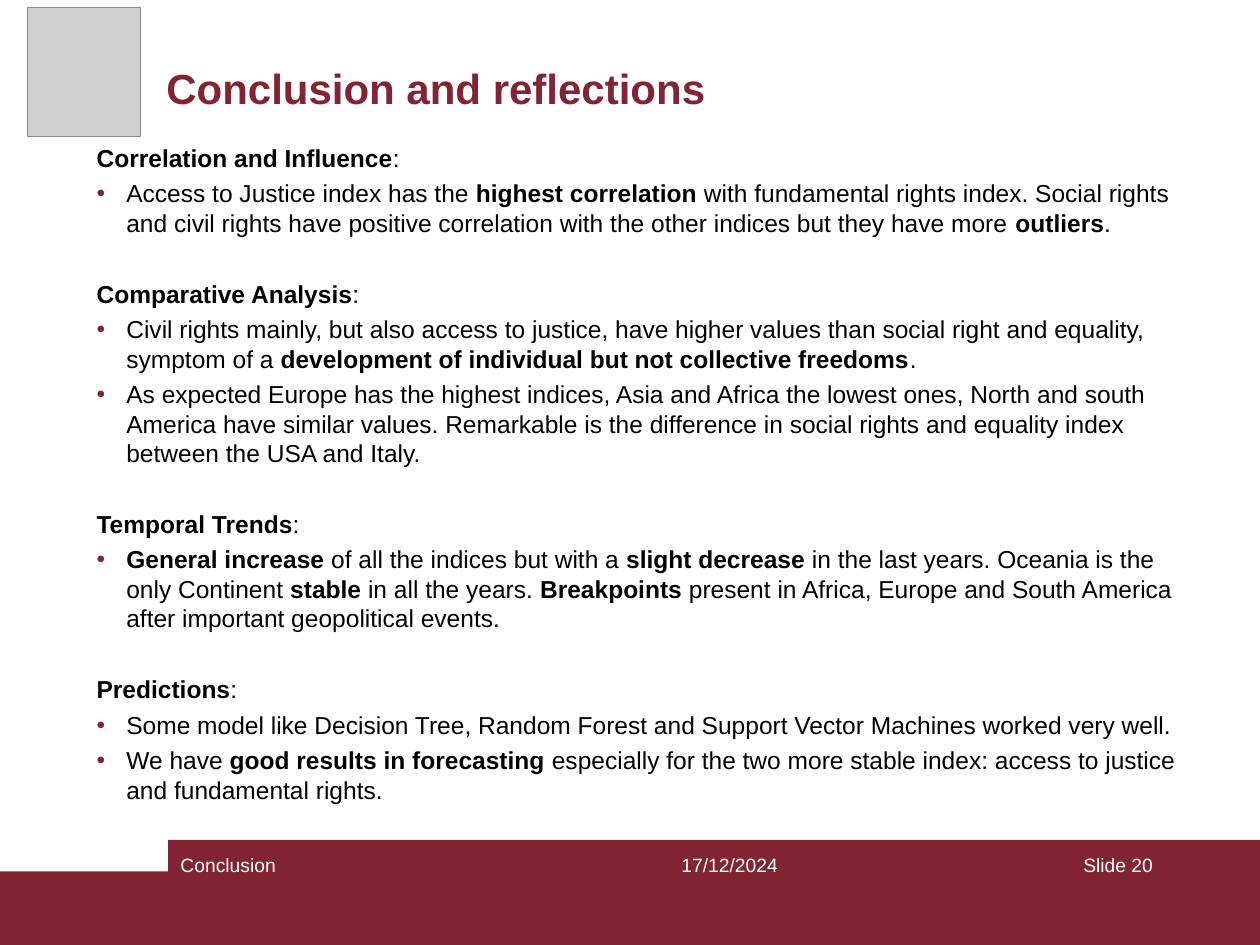
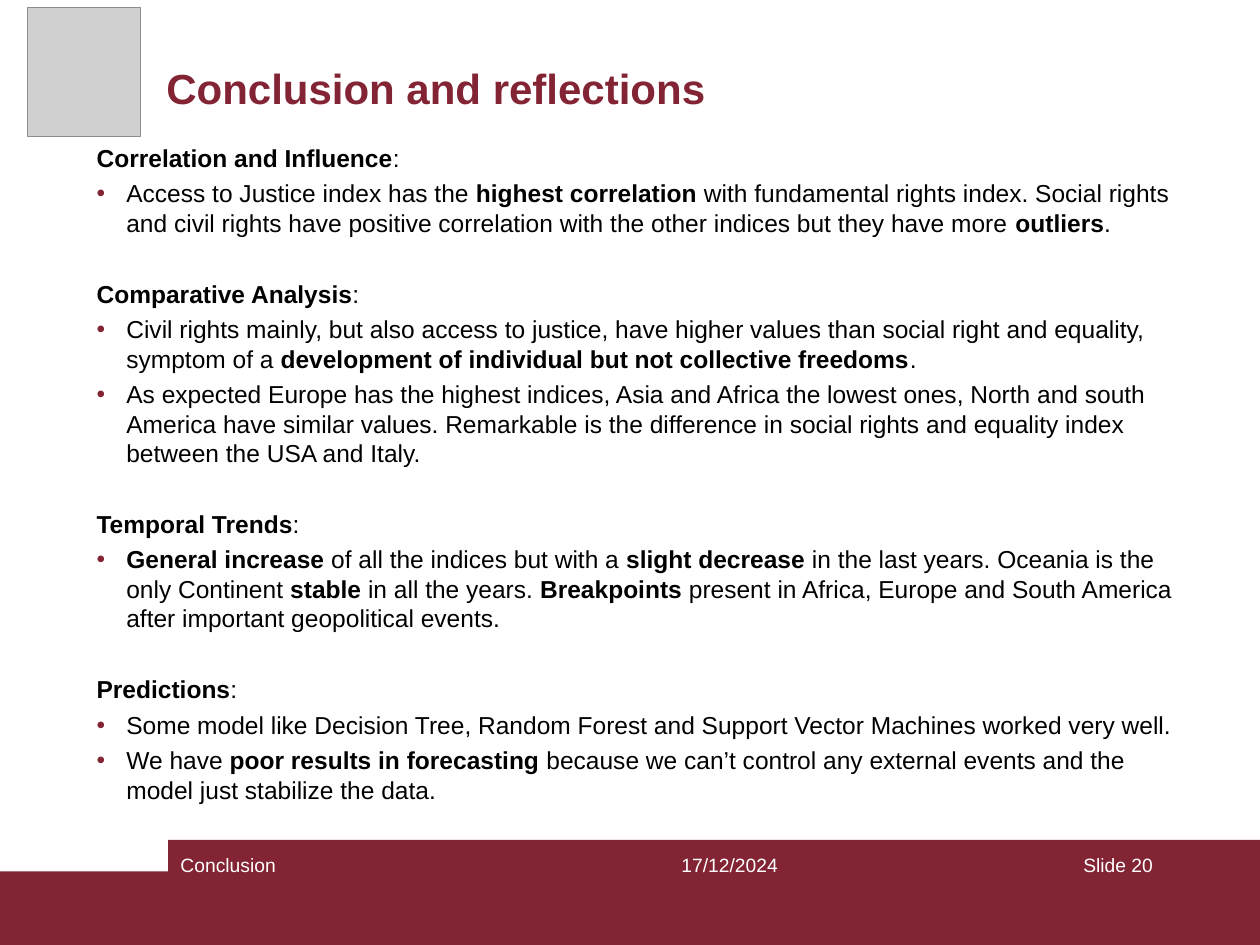
Before and after one commit to Domenico00git/BDOS, a slide deck: slide 20 of The pillars of rights fundamental and their core attributes.ppt. Drawn at 1260x945 pixels with LibreOffice and Linux fonts; fonts in the diff are those of the drawing; grey boxes stand for pictures. Boxes give left, top, right and bottom in pixels: in the first picture for what was removed or moved away, otherwise in the second. Text is boxed around its words. In the diff, an @@ line names an element or a change of style, - is before the commit and + after.

```diff
--- a/The pillars of rights fundamental and their core attributes.ppt
+++ b/The pillars of rights fundamental and their core attributes.ppt
@@ text at bbox=[126, 751, 1124, 804]: text changed @@
-• We have good results in forecasting especially for the two more stable index: access to justice and fundamental rights.
+• We have poor results in forecasting because we can’t control any external events and the model just stabilize the data.
```
Also in this commit, not shown: 2 other slides changed.
